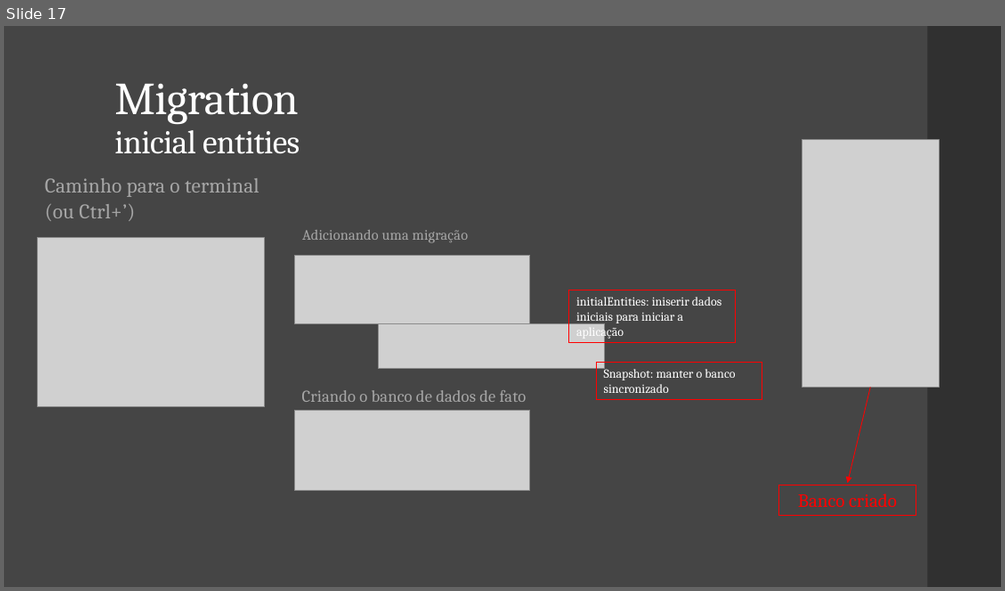
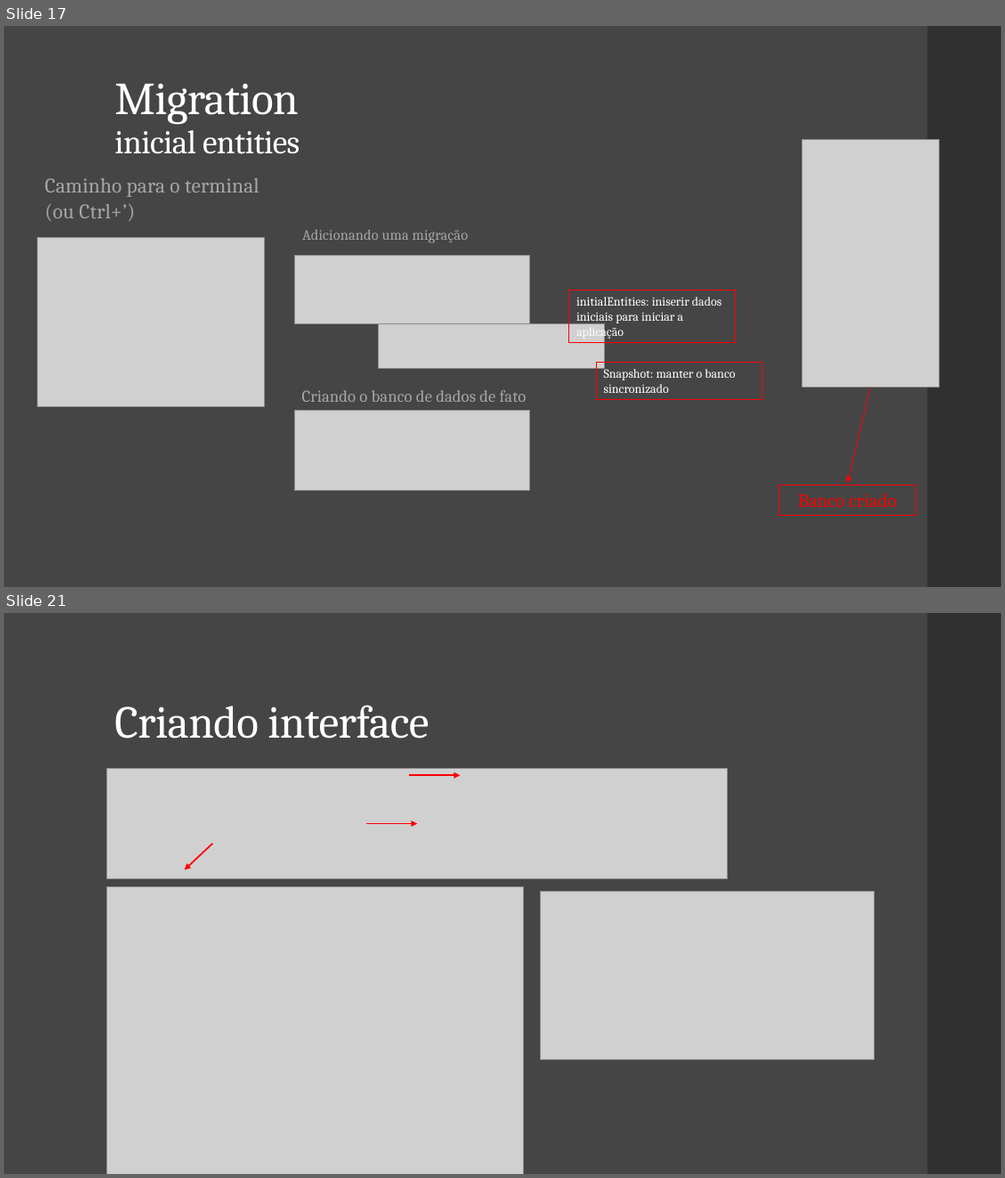
Before and after one commit to Filipe-Alexandre/TIPI04, a slide deck: aulas/saida-02-Back-end/Csharp/DocumentacaoMVC.pptx. Shown one above the other, each under a label of ours: slide 17 before the commit, slides 17 and 21 after it; the slides between them are not shown. The pictures are 1005x591 and 1005x1178 pixels, drawn with LibreOffice and Linux fonts; fonts in the diff are those of the drawing; grey boxes stand for pictures. Boxes give left, top, right and bottom in pixels: in the first picture for what was removed or moved away, otherwise in the second. Text is boxed around its words. In the diff, an @@ line names an element or a change of style, - is before the commit and + after.

```diff
--- a/aulas/saida-02-Back-end/Csharp/DocumentacaoMVC.pptx
+++ b/aulas/saida-02-Back-end/Csharp/DocumentacaoMVC.pptx
@@ slide 21 added at [4,613,1001,1174], background #454545; not listed: 1 template element that a slide beside it also shows @@
@@ title added at [114,705,429,738], 44 pt, text #FFFFFF @@
+Criando interface
@@ picture added at [107,769,727,879] @@
@@ arrow added from (409, 775) to (461, 775), #FF0000 1.5 pt @@
@@ arrow added from (367, 824) to (418, 824), #FF0000 1.5 pt @@
@@ arrow added from (212, 844) to (184, 869), #FF0000 1.5 pt @@
@@ picture added at [107,887,524,1174] @@
@@ picture added at [540,892,874,1060] @@
```
Also in this commit, not shown: 12 other slides added.
